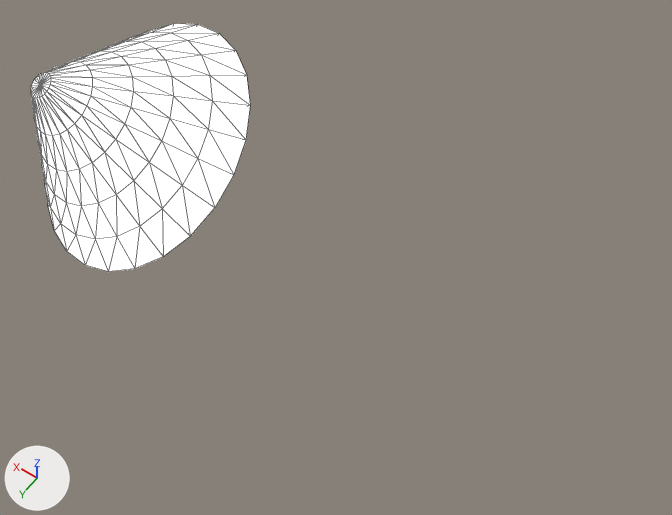
A saved change to the OBJ model NorfolkVizApp/depends/models/F11.obj.
The view is the same before and after, from a camera (50 mm lens) standing at (-124.0, 285.0, 123.0) and looking at (-16.0, 134.0, -114.0). The lights are fixed; the arrows at lower left show +X, +Y and +Z. Mesh edges are drawn as thin lines. Where no turn or scale is listed for an object, it has been applied to the vertices.

Objects in the first picture: 'F11'.
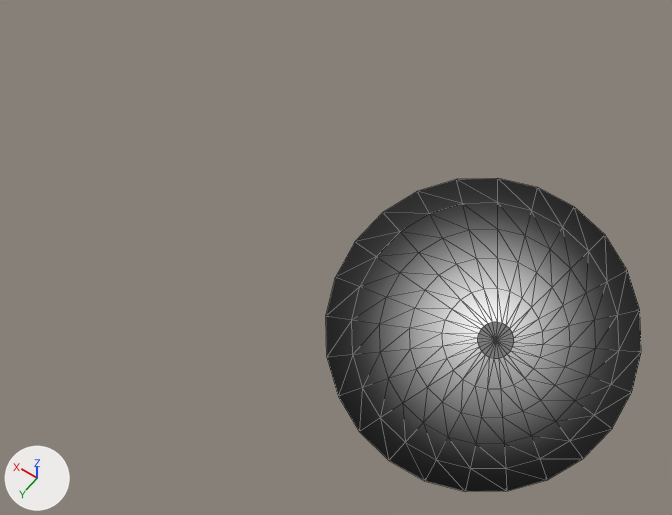
Boxes [x1, y1, x2, y2] around the edits, measured in the pictures (672 x 515 px):
```json
{"object": "F11", "change": "surface changed, mesh mirrored", "before": [31, 24, 250, 272], "after": [326, 178, 641, 491]}
```

The change, as JSON lines over the scene's bpy script:
```json
{"op": "remove", "block": "mat_17___default", "code": "mat_17___default.emission_strength = 1.0"}
{"block": "me_f11", "where": "me_f11.from_pydata(...)  # 146 vertices, 288 faces; spans x 23.9..114.4, y 92.5..173.7, z -140.6..-72.6"}
{"block": "me_f11", "where": "# used by ob_f11; location = (0.0, 0.0, 0.0)"}
{"block": "me_f11", "change": "me_f11 part 1: the whole mesh is mirrored in x about the mesh origin"}
```
